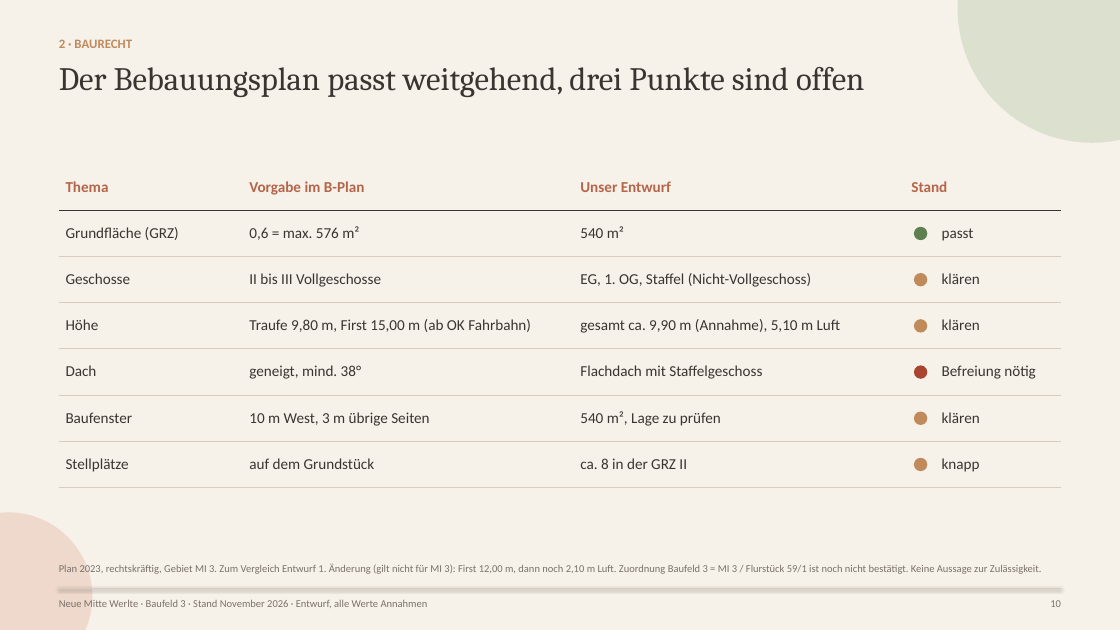
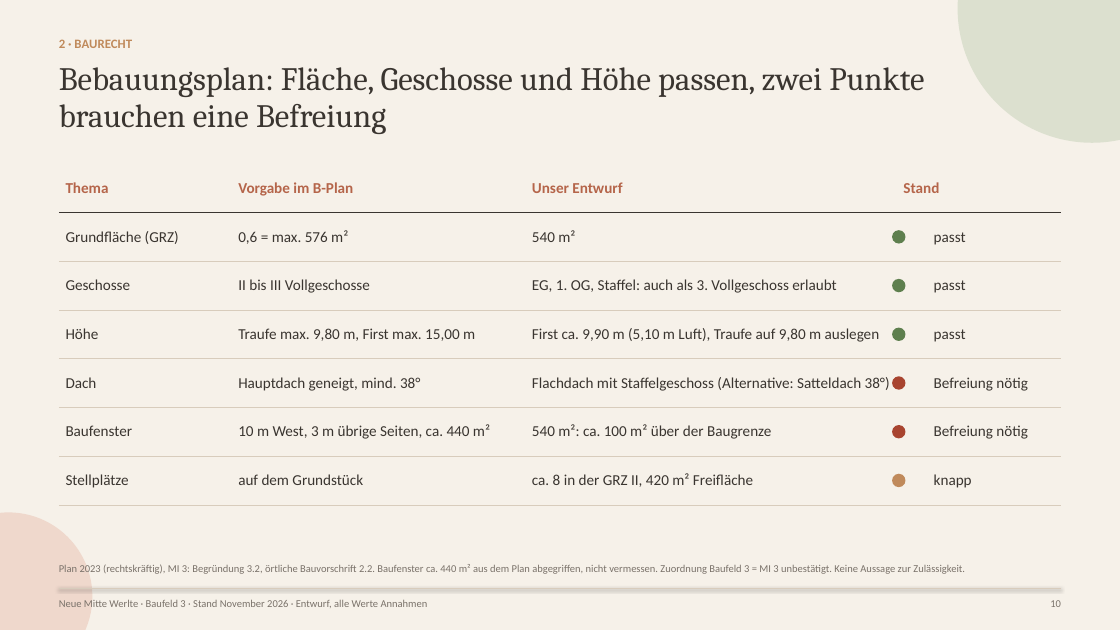
Before and after one commit to CartoonUsername/bau-projekt, a slide deck: slide 10 of praesentation/werlte_master/plan_8WE/deck/Neue-Mitte-Werlte_Baufeld3_Bankpraesentation_2026-11.pptx. Drawn at 1120x630 pixels with LibreOffice and Linux fonts; fonts in the diff are those of the drawing. Boxes give left, top, right and bottom in pixels: in the first picture for what was removed or moved away, otherwise in the second. Text is boxed around its words. In the diff, an @@ line names an element or a change of style, - is before the commit and + after.

```diff
--- a/praesentation/werlte_master/plan_8WE/deck/Neue-Mitte-Werlte_Baufeld3_Bankpraesentation_2026-11.pptx
+++ b/praesentation/werlte_master/plan_8WE/deck/Neue-Mitte-Werlte_Baufeld3_Bankpraesentation_2026-11.pptx
@@ text at box(59, 67, 924, 134): text changed @@
-Der Bebauungsplan passt weitgehend, drei Punkte sind offen
+Bebauungsplan: Fläche, Geschosse und Höhe passen, zwei Punkte brauchen eine Befreiung
@@ table at box(59, 164, 1061, 505) @@
-row 3, column 3: EG, 1. OG, Staffel (Nicht-Vollgeschoss)
+row 3, column 3: EG, 1. OG, Staffel: auch als 3. Vollgeschoss erlaubt
-row 3, column 4: klären
+row 3, column 4: passt
-row 4: Höhe | Traufe 9,80 m, First 15,00 m (ab OK Fahrbahn) | gesamt ca. 9,90 m (Annahme), 5,10 m Luft | klären
+row 4: Höhe | Traufe max. 9,80 m, First max. 15,00 m | First ca. 9,90 m (5,10 m Luft), Traufe auf 9,80 m auslegen | passt
-row 5, column 2: geneigt, mind. 38°
+row 5, column 2: Hauptdach geneigt, mind. 38°
-row 5, column 3: Flachdach mit Staffelgeschoss
+row 5, column 3: Flachdach mit Staffelgeschoss (Alternative: Satteldach 38°)
-row 6: Baufenster | 10 m West, 3 m übrige Seiten | 540 m², Lage zu prüfen | klären
+row 6: Baufenster | 10 m West, 3 m übrige Seiten, ca. 440 m² | 540 m²: ca. 100 m² über der Baugrenze | Befreiung nötig
-row 7, column 3: ca. 8 in der GRZ II
+row 7, column 3: ca. 8 in der GRZ II, 420 m² Freifläche
@@ ellipse: place and size @@
-ellipse at box(914, 227, 928, 240)
+ellipse at box(892, 230, 906, 244)
@@ ellipse: place and size @@
-ellipse at box(914, 273, 928, 287)
+ellipse at box(892, 279, 906, 292)
@@ ellipse at box(892, 279, 906, 292): fill #C08A5B to #5E7F4E @@
@@ ellipse: place and size @@
-ellipse at box(914, 319, 928, 333)
+ellipse at box(892, 328, 906, 341)
@@ ellipse at box(892, 328, 906, 341): fill #C08A5B to #5E7F4E @@
@@ ellipse: place and size @@
-ellipse at box(914, 365, 928, 379)
+ellipse at box(892, 376, 906, 390)
@@ ellipse: place and size @@
-ellipse at box(914, 412, 928, 425)
+ellipse at box(892, 425, 906, 439)
@@ ellipse at box(892, 425, 906, 439): fill #C08A5B to #A8442F @@
@@ ellipse: place and size @@
-ellipse at box(914, 458, 928, 471)
+ellipse at box(892, 474, 906, 487)
@@ text at box(59, 564, 965, 574): text changed @@
-Plan 2023, rechtskräftig, Gebiet MI 3. Zum Vergleich Entwurf 1. Änderung (gilt nicht für MI 3): First 12,00 m, dann noch 2,10 m Luft. Zuordnung Baufeld 3 = MI 3 / Flurstück 59/1 ist noch nicht bestätigt. Keine Aussage zur Zulässigkeit.
+Plan 2023 (rechtskräftig), MI 3: Begründung 3.2, örtliche Bauvorschrift 2.2. Baufenster ca. 440 m² aus dem Plan abgegriffen, nicht vermessen. Zuordnung Baufeld 3 = MI 3 unbestätigt. Keine Aussage zur Zulässigkeit.
```
Also in this commit, not shown: 4 other slides changed, 2 other files.
